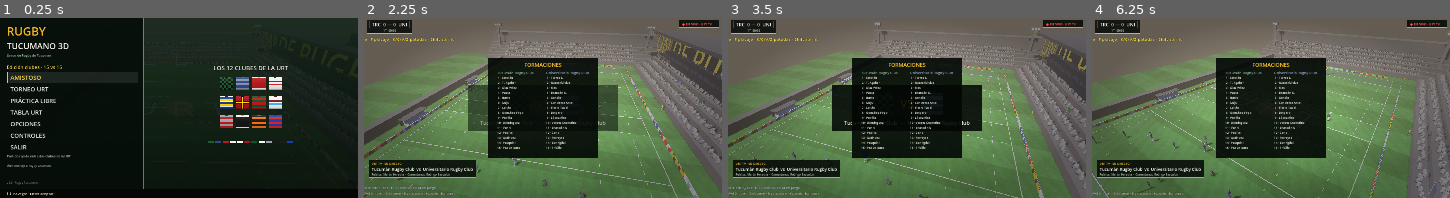
Above: before the commit, frames 1-4 (left to right).
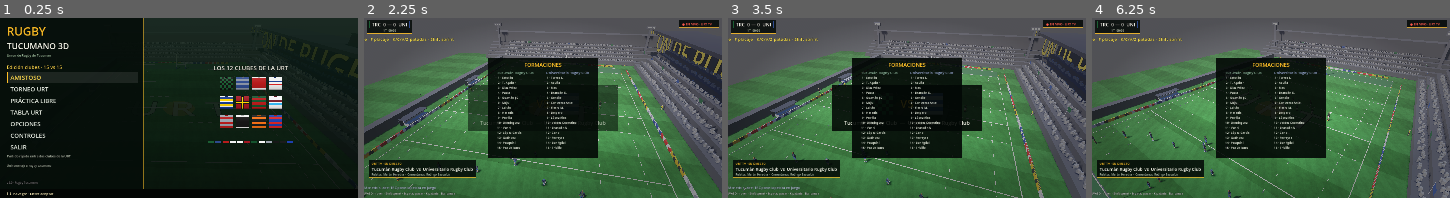
Above: after the commit, the same moments.

Repository: ezealiprandi/rugby-3d
Game: Godot game, scene res://scenes/main.tscn
The game is run twice, just before and just after one commit, with the same random seed, the same clock (stepped at 60 frames per second) and the same inputs.
Inputs (mouse positions are in pixels of both pictures, inside the frame that each line leads up to):
- Up to frame 1 (0.25 s): no input
- Up to frame 2 (2.25 s): click "AMISTOSO" at 0.5 s; click "Tucumán Rugby Club" at 1.25 s; click "Universitario Rugby Club" at 2 s
- Up to frame 3 (3.5 s): tap Enter (confirm) at 2.75 s; move the mouse to (985, 99) at 2.77 s; hold D (move_right) from 2.78 s (still down); tap K (kick) at 2.85 s
- Up to frame 4 (6.25 s): move the mouse to (1199, 117) at 3.52 s; release D (move_right) at 3.53 s; hold S (move_down) 3.53-4.28 s; tap V (bomb) at 3.6 s; tap K (kick) every 0.75 s from 3.8 to 6.05 s; move the mouse to (1306, 68) at 4.27 s; hold D (move_right) 4.28-5.03 s; tap Enter (confirm) at 4.35 s; move the mouse to (1253, 144) at 5.02 s; hold W (move_up) 5.03-5.78 s; tap Z (crosskick) at 5.1 s; move the mouse to (1378, 135) at 5.77 s; hold A (move_left) from 5.78 s (still down); tap G (dropgoal) at 5.85 s

The runs differ from the first frame. In frame 2, 33% of the frame differs, in the area x 0-100%, y 2-100%; in frame 3, 32%; in frame 4, 36%.

Commit message:
Serio: placaje de pie, menos niebla, planteles 2025, cámara y marca
- La IA defiende de pie envolviendo; el lance al piso solo si el carrier
  se escapa al try en velocidad (ya no "barren" todo el partido)
- Niebla reducida ~60%: el campo se ve limpio, sin filtro gris
- Número de camiseta: despegado del torso, sin recortes ni tilt al correr
- Anillo dorado emisivo en el piso + nombre sobre el jugador controlado
- Cámara de conversión más baja y cerrada, paneo siguiendo la pelota
- Planteles actualizados con la lista CAR-URT 2025 (La Gaceta):
  Acuña/Fierro M./Triviño (UNI), El Jatib/Salsench (TAR),
  Calderón/Groso/Galvez/Juárez T. (NYG), Argüello/Calliera/Sólimo (LAW),
  Bravo/Rufino/Medina L. (CAR), González F./Sotillo/Lefebvre/
  Molina J.C./Núñez Piossek/Agüero C./Pérez J. (HUI),
  Guraiib/Auad (JCK), Salmoiraghi/Castro M. (LIN), Guzmán J.C./
  Heredia/López García (TRC)

Generated with [Devin](https://devin.ai)

Co-Authored-By: Devin <158243242+devin-ai-integration[bot]@users.noreply.github.com>

Diff:
--- a/scripts/field.gd
+++ b/scripts/field.gd
@@ -90,9 +90,9 @@
 	env.ssao_radius = 2.0
 	env.ssao_intensity = 1.6
 	env.fog_enabled = true
-	env.fog_density = 0.0035
-	env.fog_light_color = Color(0.75, 0.68, 0.6)
-	env.fog_light_energy = 0.5
+	env.fog_density = 0.0014                # casi imperceptible: aire, no filtro
+	env.fog_light_color = Color(0.8, 0.8, 0.85)
+	env.fog_light_energy = 0.25
 	we.environment = env
 	env_node = we
 	add_child(we)
@@ -111,7 +111,7 @@
 # clima: lluvia oscurece el cielo, baja el sol y agrega partículas
 func set_weather(is_rain: bool) -> void:
 	if env_node != null:
-		env_node.environment.fog_density = 0.009 if is_rain else 0.0035
+		env_node.environment.fog_density = 0.0042 if is_rain else 0.0014
 		var psm := env_node.environment.sky.sky_material as ProceduralSkyMaterial
 		if psm != null:
 			psm.sky_top_color = Color(0.28, 0.3, 0.34) if is_rain \
--- a/scripts/main.gd
+++ b/scripts/main.gd
@@ -950,8 +950,8 @@
 	ball.freeze = true
 	ball.global_position = conv_kick_pos + Vector3(0, 0.2, 0)
 	ball.linear_velocity = Vector3.ZERO
-	cam.set_override(conv_kick_pos + Vector3(0, 4.5, -conv_dir * 10.5),
-		Vector3(0, 3.4, conv_dir * TRY_Z))
+	cam.set_override(conv_kick_pos + Vector3(0, 3.2, -conv_dir * 8.0),
+		Vector3(0, 2.6, conv_dir * TRY_Z))
 	phase = Phase.CONVERSION
 	conv_done_flag = false
 	if conv_team == 0:
@@ -1012,9 +1012,9 @@
 						conv_power = rng.randf_range(0.12, 0.28)
 				_conv_execute()
 		ConvState.FLY:
-			# paneo broadcast: sigue la pelota hacia los palos
-			cam.set_override(conv_kick_pos + Vector3(0, 4.5, -conv_dir * 10.5),
-				ball.global_position + Vector3(0, 0.5, 0))
+			# paneo broadcast: cámara baja sigue la pelota hacia los palos
+			cam.set_override(conv_kick_pos + Vector3(0, 3.2, -conv_dir * 8.0),
+				ball.global_position + Vector3(0, 0.4, 0))
 			var z := ball.global_position.z
 			var posts_z := float(conv_dir) * TRY_Z
 			var was := (conv_prev_z - posts_z) * conv_dir
--- a/scripts/player.gd
+++ b/scripts/player.gd
@@ -47,7 +47,9 @@
 
 var visual: Node3D
 var marker: MeshInstance3D
+var ring: MeshInstance3D
 var name_tag: Label3D
+var num_tag: Label3D
 var leg_l: Node3D
 var leg_r: Node3D
 var arm_l: Node3D
@@ -256,17 +258,19 @@
 		cap.position = Vector3(0.0, 1.94, 0.0)
 		visual.add_child(cap)
 
-	var num := Label3D.new()
-	num.text = str(index + 1)
-	num.font_size = 80
-	num.pixel_size = 0.0045
-	num.modulate = trim
-	num.outline_size = 8
-	num.outline_modulate = Color(0.9, 0.9, 0.9) if jersey.get_luminance() < 0.4 \
+	num_tag = Label3D.new()
+	num_tag.text = str(index + 1)
+	num_tag.font_size = 80
+	num_tag.pixel_size = 0.0045
+	num_tag.modulate = trim
+	num_tag.outline_size = 8
+	num_tag.outline_modulate = Color(0.9, 0.9, 0.9) if jersey.get_luminance() < 0.4 \
 		else Color(0.08, 0.08, 0.08)
-	num.rotation.y = PI
-	num.position = Vector3(0.0, 1.44, -0.17 * bulk)
-	visual.add_child(num)
+	num_tag.rotation.y = PI
+	num_tag.position = Vector3(0.0, 1.44, -0.21 * bulk)
+	num_tag.shaded = false
+	num_tag.fixed_size = false
+	visual.add_child(num_tag)
 
 	marker = MeshInstance3D.new()
 	var cone := CylinderMesh.new()
@@ -278,11 +282,27 @@
 	marker.position.y = 2.5
 	marker.material_override = _mat(Color(1.0, 0.85, 0.1))
 	visual.add_child(marker)
+	# anillo dorado en el piso: se ve a cualquier altura de cámara
+	ring = MeshInstance3D.new()
+	var torus := TorusMesh.new()
+	torus.inner_radius = 0.42
+	torus.outer_radius = 0.58
+	ring.mesh = torus
+	ring.position.y = 0.08
+	var rm := StandardMaterial3D.new()
+	rm.albedo_color = Color(1.0, 0.85, 0.1)
+	rm.emission_enabled = true
+	rm.emission = Color(1.0, 0.8, 0.15)
+	rm.emission_energy_multiplier = 1.4
+	ring.material_override = rm
+	visual.add_child(ring)
 
 
 func _process(_delta: float) -> void:
 	var is_me := game != null and game.controlled == self
 	marker.visible = is_me
+	if ring != null:
+		ring.visible = is_me
 	if name_tag != null:
 		name_tag.visible = is_me
 
@@ -663,8 +683,11 @@
 	var cdir := float(game.attack_dir[c.team])
 	var rank := _team_rank(c.global_position)
 	var dist_c := global_position.distance_to(c.global_position)
-	# el defensor mas cercano se lanza si llega con ventaja
-	if rank == 0 and dive_cd <= 0.0 and dist_c > 2.3 and dist_c < 5.2:
+	# lance al piso SOLO si el carrier se está yendo al try en velocidad
+	# (barreta desesperada); el placaje normal es de pie envolviendo
+	var try_line := cdir * RugbyGame.TRY_Z
+	var carrier_burning: bool = c.velocity.length() > 8.0 		and absf(c.global_position.z - try_line) < 26.0
+	if rank == 0 and dive_cd <= 0.0 and carrier_burning 			and dist_c > 3.4 and dist_c < 5.0:
 		var dd := (c.global_position - global_position)
 		dd.y = 0.0
 		_start_dive(dd.normalized())
--- a/scripts/teams.gd
+++ b/scripts/teams.gd
@@ -106,43 +106,43 @@
 # de jugadores y dirigentes del medio tucumano.
 const SQUADS := [
 	# TUCUMÁN RUGBY CLUB
-	["Estofán", "T. Aguilar", "Díaz Vélez", "Pascal", "Buffo",
-		"Majul", "Laitán", "González Firpo", "Poviña", "Domínguez",
-		"Vanni", "Padilla", "Galíndez", "Pasquini", "Paz Uriburu"],
+	["Estofán", "T. Aguilar", "Díaz Vélez", "Pascal", "Guzmán J.C.",
+		"Majul", "Laitán", "Heredia", "Poviña", "Domínguez",
+		"Vanni", "López García", "Galíndez", "Pasquini", "Paz Uriburu"],
 	# UNIVERSITARIO
-	["Torres L.", "Naraskivicius", "Mas", "Brandán E.", "Gentile",
-		"Contreras Arce", "Fierro Tadei", "Delpero", "López Ríos",
+	["Torres L.", "Acuña", "Mas", "Brandán E.", "Gentile",
+		"Contreras Arce", "Fierro M.", "Delpero", "López Ríos",
 		"Valdez Cosentino", "Brandán N.", "Cano", "Ferreyra",
 		"Bonfiglioli", "Triviño"],
 	# LOS TARCOS
-	["Stenvers", "Lazarte", "Eljatib", "Amaya", "Laborde",
-		"Picon", "Gravano", "Ledesma", "Alvizo", "Alves Rojano",
+	["El Jatib", "Lazarte", "Stenvers", "Amaya", "Laborde",
+		"Picon", "Gravano", "Salsench", "Alvizo", "Alves Rojano",
 		"Politti", "Salazar", "Gravano B.", "López", "Chehuan"],
 	# NATACIÓN Y GIMNASIA
-	["Bascary", "Escobedo", "Agüero", "Ascárate", "Molina",
-		"Ledesma", "Agüero E.", "Villalba", "Perondi", "Molina L.",
+	["Calderón", "Escobedo", "Groso", "Ascárate", "Molina",
+		"Galvez", "Juárez T.", "Villalba", "Perondi", "Molina L.",
 		"Bonilla", "Brizuela", "Paliza", "Orlande", "Díaz"],
 	# LAWN TENNIS
-	["Bellagamba", "Salazar", "Navarro", "Calliera", "Casañas",
+	["Bellagamba", "Salazar", "Navarro", "Argüello", "Calliera",
 		"Bottini", "Jogna Prat", "Mukdise", "López Islas",
 		"Rodríguez Prados", "Soberón", "Gianotti", "Manino",
-		"Novillo", "Ferro"],
+		"Novillo", "Sólimo"],
 	# CARDENALES
-	["Brito", "Filipezuk", "Brito T.", "Ávila", "Salanitri",
-		"Lobo", "García", "Díaz", "Cabrera Char", "Medina",
+	["Brito", "Bravo I.", "Filipezuk", "Rufino", "Salanitri",
+		"Lobo", "García", "Díaz I.", "Cabrera Char", "Medina L.",
 		"Abi Cheble", "Odstrcil", "Muñoz", "Budeguer", "Cerrutti"],
 	# HUIRAPUCA
-	["Aybar", "Raso", "González Loberza", "Hernández Leiva", "Bralo",
-		"González Ponce", "Lefebvre", "Dande", "Herrera", "Faralle",
-		"Posse", "Lazcano", "Lefebvre L.", "Gutiérrez", "Soria"],
+	["Aybar", "Raso", "González F.", "Hernández Leiva", "Bralo",
+		"González Ponce", "Sotillo", "Dande", "Lefebvre", "Molina J.C.",
+		"Núñez Piossek", "Agüero C.", "Pérez J.", "Gutiérrez", "Soria"],
 	# JOCKEY CLUB
-	["Landivar", "Quintana", "Zanoni", "Romero", "Sánchez",
-		"Vega", "Paz", "Herrera", "Campos", "Ibáñez",
+	["Landivar", "Guraiib", "Zanoni", "Romero", "Sánchez",
+		"Vega", "Paz", "Auad", "Campos", "Ibáñez",
 		"Luna", "Suárez", "Arias", "Toledo", "Montero"],
 	# LINCE
-	["Garbero", "Palacios", "Giménez", "Ríos", "Correa",
+	["Garbero", "Palacios", "Giménez", "Salmoiraghi", "Correa",
 		"Maldonado", "Rojas", "Sosa", "Núñez", "Acosta",
-		"Pereyra", "Valdez", "Luna", "Carrizo", "Bazán"],
+		"Pereyra", "Castro M.", "Luna", "Carrizo", "Bazán"],
 	# CORSARIOS
 	["Molina", "Arguello", "Rocha", "Di Marco", "Castro",
 		"Benítez", "Guzmán", "Juárez", "Moreno", "Córdoba",
